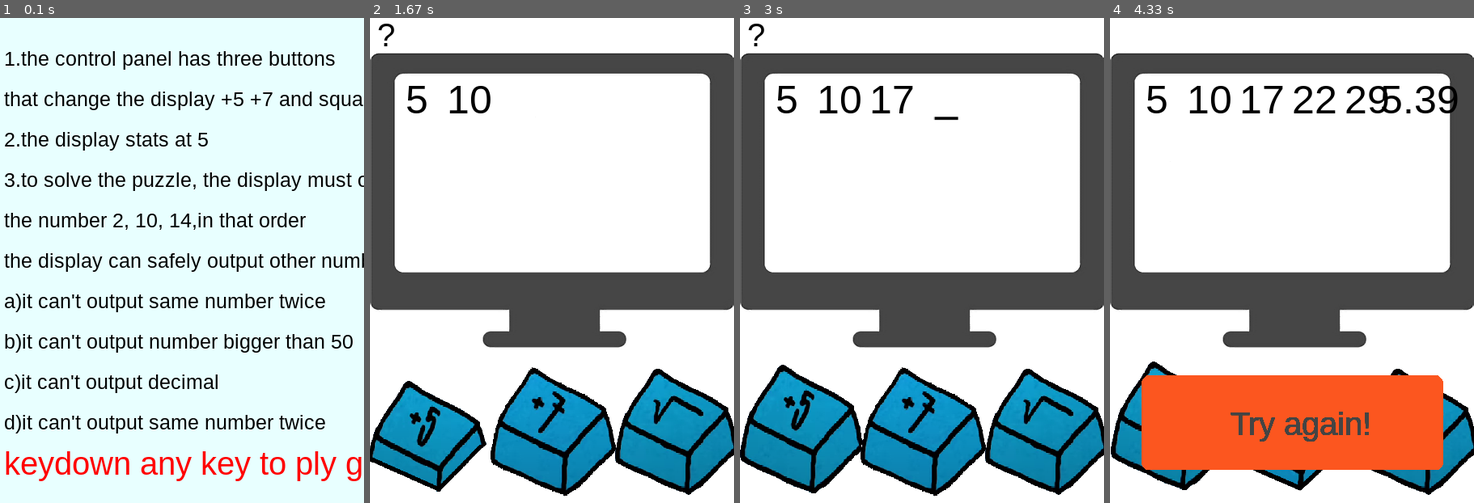
Above: before the commit, frames 1-4 (left to right).
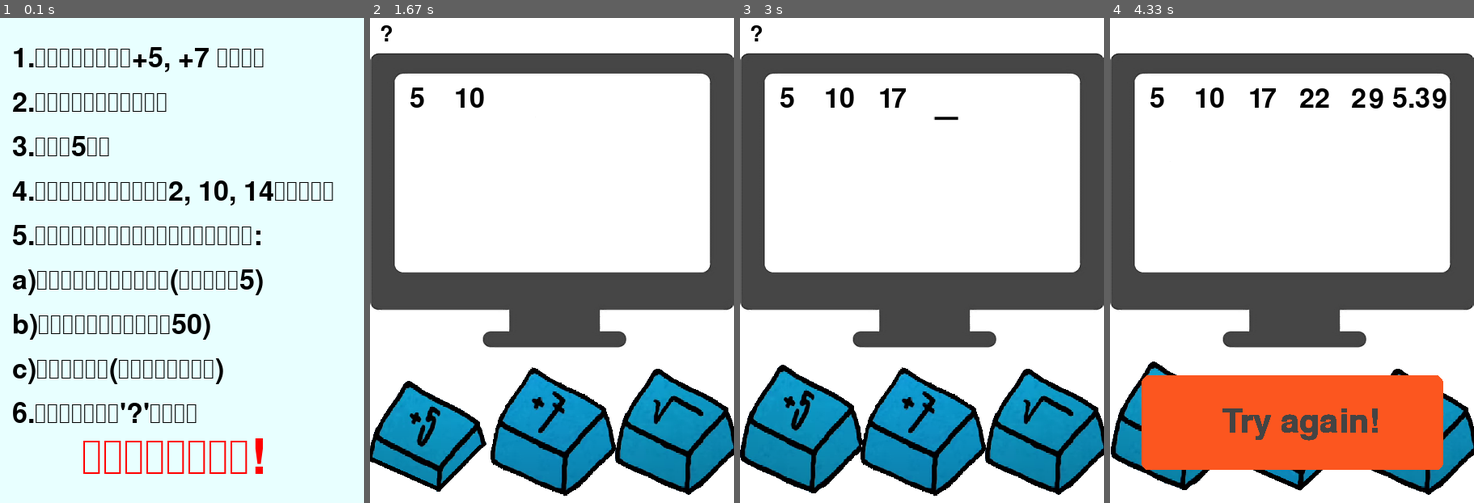
Above: after the commit, the same moments.

Repository: EasonChen11/escape_room_pygame
Game: pygame game, started from main.py
Same seed, same stepped clock (60 frames per second), same inputs: the game is played once before the commit and once after it.
Inputs (mouse positions are in pixels of both pictures, inside the frame that each line leads up to):
- Up to frame 1 (0.1 s): no input
- Up to frame 2 (1.67 s): hold Esc 0.33-0.8 s; press the mouse at (675, 430) at 0.87 s; move the mouse to (552, 289) at 0.97 s; release the mouse at (428, 144) at 1.1 s; press the mouse at (552, 420) at 1.2 s; move the mouse to (544, 299) at 1.3 s; release the mouse at (541, 178) at 1.43 s; press the mouse at (428, 430) at 1.53 s; move the mouse to (435, 309) at 1.63 s
- Up to frame 3 (3 s): release the mouse at (812, 182) at 1.77 s; press the mouse at (925, 430) at 1.87 s; move the mouse to (900, 309) at 1.97 s; release the mouse at (878, 192) at 2.1 s; press the mouse at (754, 32) at 2.2 s; move the mouse to (907, 197) at 2.3 s; release the mouse at (1056, 357) at 2.43 s; hold Esc 2.5-2.97 s; move the mouse to (892, 439) at 2.53 s
- Up to frame 4 (4.33 s): press the mouse at (1124, 32) at 3.03 s; move the mouse to (1150, 95) at 3.13 s; release the mouse at (1175, 153) at 3.27 s; tap Esc at 3.33 s; press the mouse at (1168, 430) at 3.7 s; move the mouse to (1168, 270) at 3.8 s; release the mouse at (1168, 115) at 3.93 s; press the mouse at (1168, 430) at 4.03 s; move the mouse to (1288, 435) at 4.13 s; release the mouse at (1408, 435) at 4.27 s

The runs differ from the first frame. In frame 1, 18% of the frame differs, in the area x 1-100%, y 6-96%; in frame 2, 0.6%; in frame 3, 0.9%; in frame 4, 3.2%.

Commit message:
English to chinese

Diff:
--- a/main.py
+++ b/main.py
@@ -18,6 +18,8 @@
 # 視窗大小
 screen = pygame.display.set_mode((WIDTH, HEIGHT))
 pygame.display.set_caption("escape room")    # 視窗標題
+icon_image = pygame.image.load("./img/icon.png").convert()
+pygame.display.set_icon(icon_image)
 all_sprites = pygame.sprite.Group()
 
 # 背景音樂
@@ -36,8 +38,9 @@
     Bottom_Line_Image.set_colorkey(WHITE)
     button_line_image.append(Bottom_Line_Image)
 
-font_name = pygame.font.match_font('arial')  # 取的字型
-
+clock = pygame.time.Clock()
+
+font_name = pygame.font.match_font('font.ttf')  # 取的字型
 
 image_scale = 180
 button_image = {5: [], 7: [], 'sqrt': []}
@@ -203,7 +206,7 @@
         self.rect.center = (WIDTH/2, HEIGHT/2+20)
         self.now = pygame.time.get_ticks()
         self.text = f"GREAT!"
-        self.size = 50
+        self.size = 80
         self.color = BLACK
 
     def update(self):
@@ -234,7 +237,7 @@
         self.rect = self.image.get_rect()
         self.rect.center = (WIDTH/2, HEIGHT/2+200)
         self.text = f"Try again!"
-        self.size = 40
+        self.size = 60
         self.color = (68, 68, 68)
         self.show = True
 
@@ -252,7 +255,6 @@
         text_rect.centerx = x
         text_rect.centery = y
         self.image.blit(text_surface, text_rect)
-
 
 
 class Rule:
@@ -287,36 +289,37 @@
         text_rect.centery = y
         self.text_background.blit(text_surface, text_rect)
 
-class Finish():
+
+class Finish:
 
     def __init__(self):
-        self.sensor_rect = pygame.Rect((0, 0), (WIDTH, 30))
+        self.sensor_rect = pygame.Rect((0, 0), (WIDTH, 40))
         self.sensor_rect.left = 0
         self.sensor_rect.centery = HEIGHT - self.sensor_rect.height
         self.background = pygame.Surface((450, 200)).convert()
         self.background.fill(FINISH_COLOR)
         self.rect = self.background.get_rect(center=(WIDTH/2, 500))
-        self.text = [f"Great! you finish the game.", f"the password is", f"how much times you add 5", f"play again~~"]
-        self.size = [25, 40, 40, 40]
-        self.color = [BLACK, BLACK, BLACK, RED]
+        self.text = [f"太棒了，你完成解謎了!", f"密碼是:按了多少次+5", f"再玩一次~~"]
+        self.size = [70, 90, 90]
+        self.color = [BLACK, BLACK, RED]
+        self.finish_running = True
         # screen.blit(self.image, self.rect.center)
 
     def draw(self):
-        for a in range(4):
+        for a in range(len(self.text)):
             font = pygame.font.Font(font_name, self.size[a])  # 給定字型和大小# font:字型 render:使成為
             text_surface = font.render(self.text[a], True, self.color[a])  # 製造文字平面(文字,Anti-aliasing{抗鋸齒文字},字體顏色)
             text_rect = text_surface.get_rect()
             text_rect.left = 10 + (a//3) * 120
-            text_rect.centery = 20 + 50 * a
+            text_rect.centery = 40 + 65 * a
             self.background.blit(text_surface, text_rect)
 
-
-# def initial_game():
 
 def try_again_func():
     try_again = TryAgain()
     all_sprites.add(try_again)
     while try_again.show:
+        clock.tick(FPS)                     # 一秒最多刷新FPS次(1秒跑最多幾次while)
         for event in pygame.event.get():     # 回傳所有動作
             if event.type == pygame.MOUSEBUTTONDOWN:    # 如果按下X ,pygame.QUIT 是按下X後的型態
                 mouse_pos = pygame.mouse.get_pos()
@@ -338,36 +341,45 @@
         pygame.display.update()
     time.sleep(0.2)
 
+
 def show_rule():
     rule_text = []
-    rule_text.append("1.the control panel has three buttons")
-    rule_text.append("that change the display +5 +7 and square root")
-    rule_text.append("2.the display stats at 5")
-    rule_text.append("3.to solve the puzzle, the display must output ")
-    rule_text.append("the number 2, 10, 14,in that order")
-    rule_text.append("the display can safely output other numbers, but:")
-    rule_text.append("a)it can't output same number twice")
-    rule_text.append("b)it can't output number bigger than 50")
-    rule_text.append("c)it can't output decimal")
-    rule_text.append("d)it can't output same number twice")
-    rule_text.append("keydown any key to ply game")
+    rule_text.append("1.面板有三個按鈕，+5, +7 和開根號")
+    rule_text.append("2.用滑鼠按下按鈕完成謎題")
+    rule_text.append("3.計數從5開始")
+    rule_text.append("4.顯示器上要必須依序出現2, 10, 14這三個數字")
+    rule_text.append("5.顯示器上可以顯示任何數字，但有些條件:")
+    rule_text.append("a)同一個數字不能出現兩次(包含第一個5)")
+    rule_text.append("b)顯示器上的數字不能大於50)")
+    rule_text.append("c)不能出現小數(開根號不能有小數)")
+    rule_text.append("6.可以按下左上角'?'顯示規則")
+    rule_text.append("按任意鍵開始遊戲!")
     surface = pygame.Surface((WIDTH, HEIGHT)).convert()
     surface.fill((232, 255, 255))
     surface.get_rect(center=(0, 0))
     for l in range(len(rule_text)):
         if l == len(rule_text)-1:
-            font = pygame.font.Font(font_name, 40)  # 給定字型和大小# font:字型 render:使成為
+            font = pygame.font.Font(font_name, 90)  # 給定字型和大小# font:字型 render:使成為
             text_surface = font.render(rule_text[l], True, RED)   # 製造文字平面(文字,Anti-aliasing{抗鋸齒文字},字體顏色)
         else:
-            font = pygame.font.Font(font_name, 25)  # 給定字型和大小# font:字型 render:使成為
+            font = pygame.font.Font(font_name, 50)  # 給定字型和大小# font:字型 render:使成為
             text_surface = font.render(rule_text[l], True, BLACK)   # 製造文字平面(文字,Anti-aliasing{抗鋸齒文字},字體顏色)
         text_rect = text_surface.get_rect()
-        text_rect.left = 5
-        text_rect.centery = 50 + 50 * l
+        if l == len(rule_text)-1:
+            text_rect.left = WIDTH/2 - text_rect.width/2 - 10
+        else:
+            text_rect.left = 15
+        text_rect.centery = 50 + 55 * l
         surface.blit(text_surface, text_rect)
     init_running = True
     while init_running:
+        clock.tick(FPS)                     # 一秒最多刷新FPS次(1秒跑最多幾次while)
         for event in pygame.event.get():  # 回傳所有動作
+            if event.type == pygame.QUIT:
+                global game, running
+                game = False
+                running = False
+                init_running = False
             if event.type == pygame.KEYDOWN:
                 init_running = False  # 跳出迴圈
         screen.blit(surface, (0, 0))
@@ -377,13 +389,20 @@
 def show_finish():
     finish = Finish()
     finish.draw()
-    finish_running = True
-    while finish_running:
+    finish.finish_running = True
+    while finish.finish_running:
+        clock.tick(FPS)                     # 一秒最多刷新FPS次(1秒跑最多幾次while)
         for event in pygame.event.get():  # 回傳所有動作
+            if event.type == pygame.QUIT:
+                global game, running
+                game = False
+                running = False
+                finish.finish_running = False
+
             if event.type == pygame.MOUSEBUTTONDOWN:  # 如果按下X ,pygame.QUIT 是按下X後的型態
                 mouse_pos = pygame.mouse.get_pos()
                 if finish.sensor_rect.collidepoint(mouse_pos) and pygame.mouse.get_pressed()[0]:
-                    finish_running = False  # 跳出迴圈
+                    finish.finish_running = False  # 跳出迴圈
         screen.fill(WHITE)
         screen.blit(background, (0, 0))  # blit(畫) 第一個是圖片，第二個是位置
         locate_text.reset()
@@ -398,18 +417,12 @@
         screen.blit(finish.background, (0, HEIGHT - finish.rect.height))
         pygame.display.update()
     time.sleep(0.2)
-# 取的時間物件
-
-clock = pygame.time.Clock()
+
 
 need_list = [2, 10, 14]
 game = True
 running = True
 first_start = True
-
-
-
-
 
 while game:
     # initial_game()
@@ -433,7 +446,8 @@
     locate_text = list_TEXT()
     # for event in pygame.event.get():  # 回傳所有動作
     #     if event.type == pygame.MOUSEBUTTONUP:  # 如果按下X ,pygame.QUIT 是按下X後的型態
-    running = True
+    if game:
+        running = True
 
     # 遊戲迴圈
     while running and index < 3:
@@ -444,6 +458,7 @@
         for event in pygame.event.get():     # 回傳所有動作
             if event.type == pygame.QUIT:    # 如果按下X ,pygame.QUIT 是按下X後的型態
                 running = False             # 跳出迴圈
+                game = False
         # 更新顯示
         screen.blit(background, (0, 0))     # blit(畫) 第一個是圖片，第二個是位置
         all_sprites.update()
@@ -466,27 +481,20 @@
                 all_sprites.add(great)
         all_sprites.draw(screen)
         pygame.display.update()                      # 更新畫面=pygame.display.flip()更新全部，update可以有參數
-    if index < 3:
-        try_again_func()
-        add5.kill()
-        add7.kill()
-        Sqrt.kill()
-        bottom_line.kill()
-    else:
-        add5.kill()
-        add7.kill()
-        Sqrt.kill()
-        bottom_line.kill()
-        show_finish()
-        first_start = True
-    # reset all sprites
-
-end = False
-while end:
-    for event in pygame.event.get():     # 回傳所有動作
-        if event.type == pygame.KEYDOWN:
-            if event.key == pygame.K_ESCAPE:
-                end = False  # 跳出迴圈
+    if game:
+        if index < 3:
+            try_again_func()
+            add5.kill()
+            add7.kill()
+            Sqrt.kill()
+            bottom_line.kill()
+        else:
+            add5.kill()
+            add7.kill()
+            Sqrt.kill()
+            bottom_line.kill()
+            show_finish()
+            first_start = True
+
 pygame.mixer.music.stop()
-
 pygame.quit()
Binary file added: img/icon.png
Not shown, added: font.ttf
